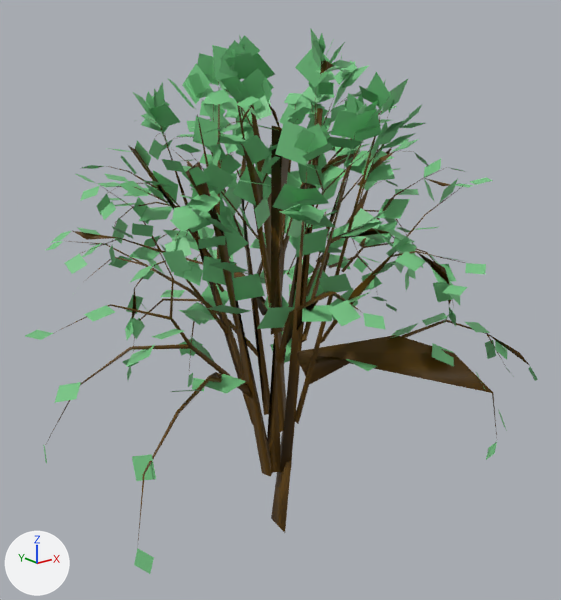
What one commit did to the OBJ model static/zombiegame4/gltf/tree1.obj.
Rendered twice from a camera (50 mm lens) standing at (-4.91, -6.21, 5.19) and looking at (0.1, 0.04, 2.69). Lighting does not change. The marker at lower left points along +X, +Y and +Z. Where no turn or scale is listed for an object, it has been applied to the vertices.

Objects in the first picture: 'leaves', 'tree'.
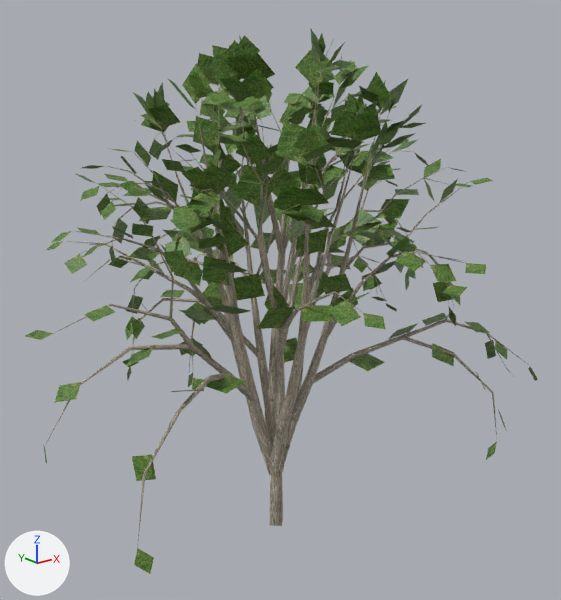
The change, as a diff of the scene's bpy script:
```diff
--- a/static/zombiegame4/gltf/tree1.obj.py
+++ b/static/zombiegame4/gltf/tree1.obj.py
@@ img_grass_png @@
+img_grass_png = load_image('grass.png', 'grass.png', 2048, 2048, 'sRGB')
@@ mat_material_001 @@
 mat_material_001 = principled_material('Material.001')
-mat_material_001.base_color = (0.184, 0.57, 0.233)  # green #77c785
+mat_material_001.texture = img_grass_png
@@ mat_material_002 @@
 mat_material_002 = principled_material('Material.002')
-mat_material_002.base_color = (0.121, 0.0564, 0.0)  # brown #624300
+mat_material_002.texture = img_grass_png
@@ me_leaves @@
 me_leaves.from_pydata(...)  # 1684 vertices, 842 faces; spans x -2.79..2.62, y -2.33..2.74, z 0.91..5.46
 # used by ob_leaves; location = (0.0, 0.0, 0.0)
+# me_leaves part 1: texture (UV) coordinates of 842 of 842 faces, centred in x -2.68..2.55, y -2.24..2.68, z 0.98..5.31, changed; they spanned u 0.07..0.93, v 0.0..1.0 and now span u 0.04..0.12, v 0.89..0.98
 me_leaves.materials.append(mat_material_001)
@@ me_tree @@
 # used by ob_tree; location = (0.0, 0.0, 0.0)
-me_tree.from_pydata(...)  # 1206 vertices, 1241 faces, 33 loose edges; spans x -2.6..2.45, y -2.12..2.6, z 0.0..5.18
+me_tree.from_pydata(...)  # 2410 vertices, 1900 faces; spans x -2.6..2.45, y -2.12..2.6, z 0.0..5.18
+# me_tree part 2: 43 vertices moved from x -1.31..1.4, y -1.31..1.74, z 2.32..5.18 to x -1.31..1.4, y -1.31..1.74, z 2.68..5.04; 338 vertices removed from x -2.26..2.29, y -2.0..2.39, z 0.0..5.11; 1542 vertices added at x -2.6..2.45, y -2.12..2.59, z 0.0..5.18
+# me_tree part 3: 40 kept faces spanning x -2.6..2.16, y -1.8..2.59, z 1.1..4.92 get new texture (UV) coordinates
 me_tree.materials.append(mat_material_002)
```

What differs and where, as boxes (x1, y1, x2, y2) in the pictures (561 x 600 px):
'leaves', surface changed: (25, 28, 537, 574) in both
'tree', surface changed, reshaped: before (45, 60, 530, 540); after (45, 66, 530, 548)
part 2 of me_tree, built on: before (45, 60, 530, 533); after (45, 66, 530, 548)
part 3 of me_tree, surface changed: (139, 97, 493, 396) in both
